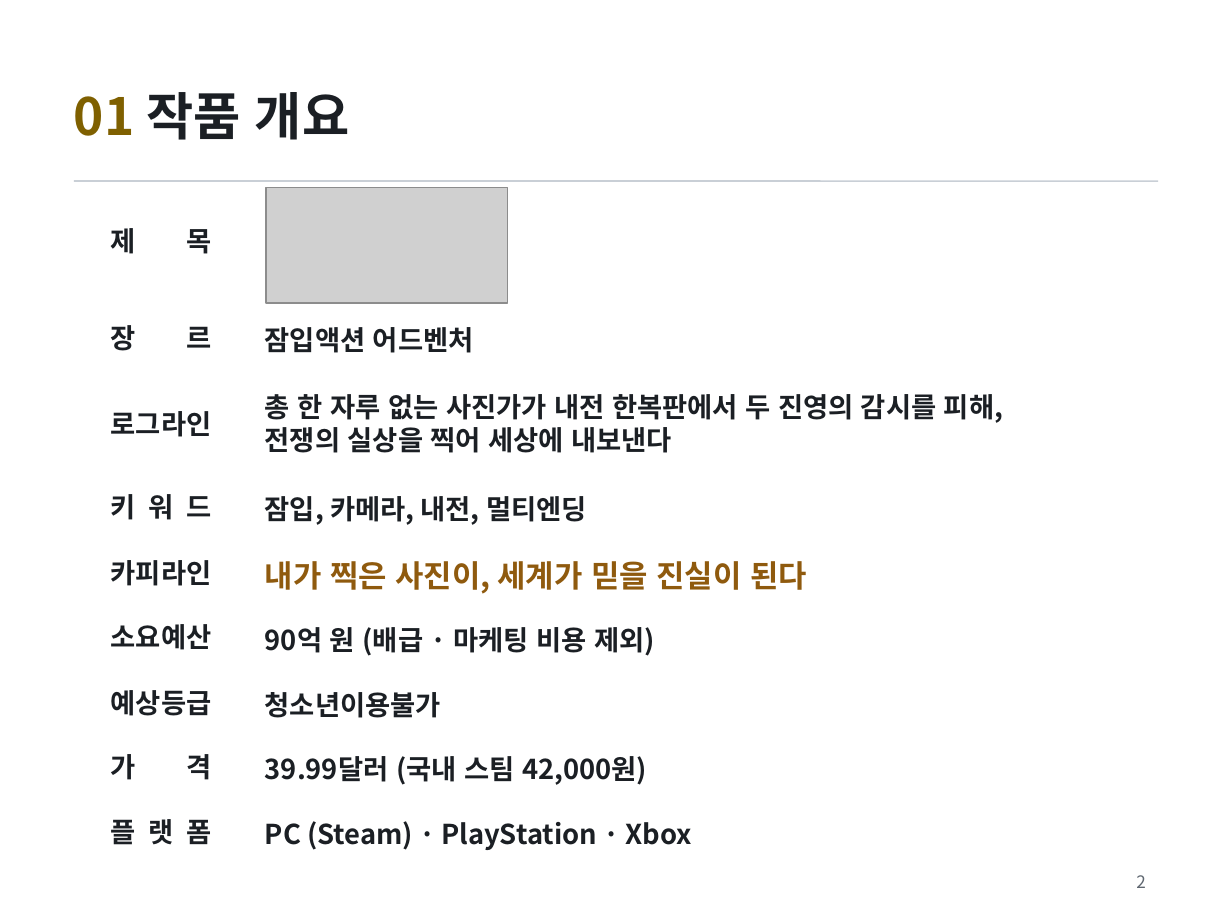
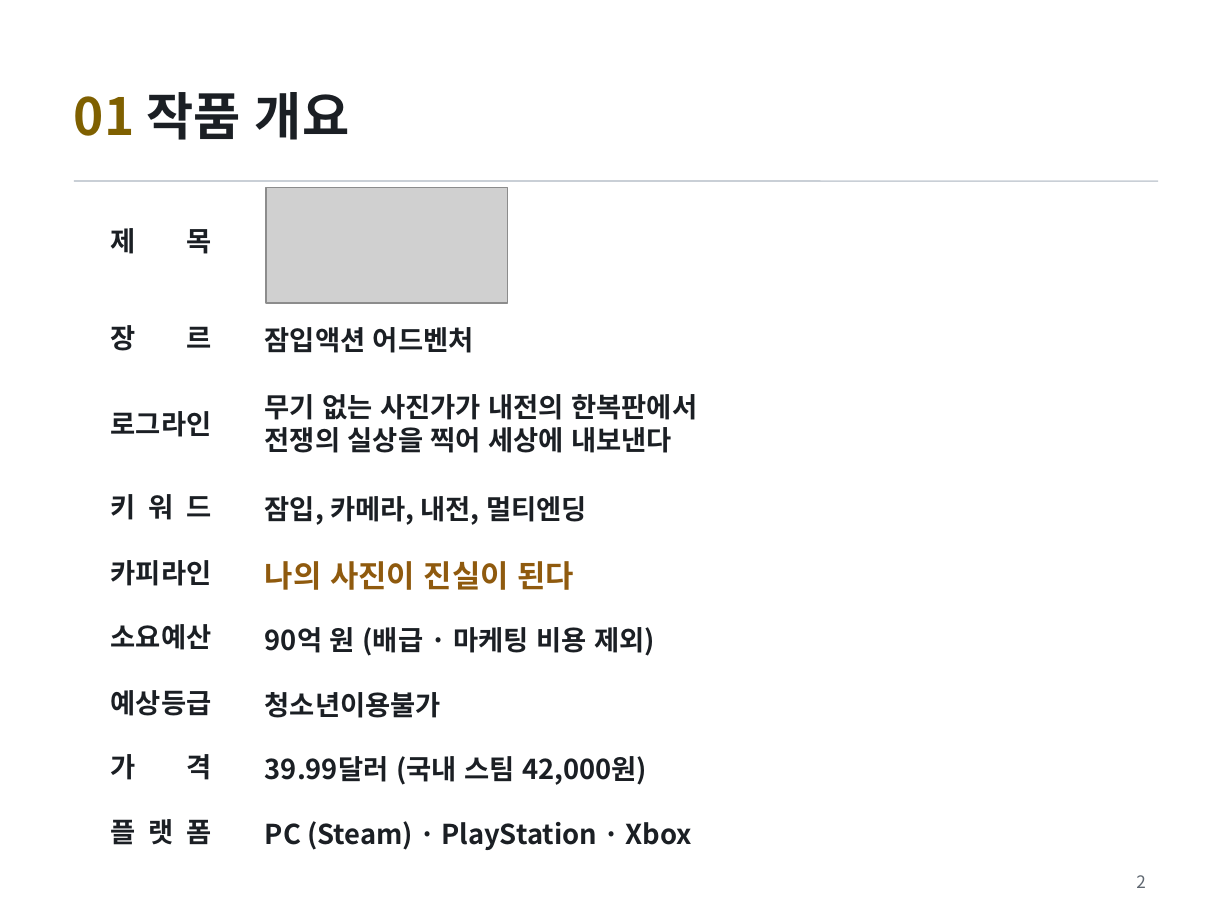
Before and after one commit to golgold/unitybasic, a slide deck: slide 2 of 기획/김민우_게임_FRAME UNDER FIRE.pptx. Drawn at 1232x924 pixels with LibreOffice and Linux fonts; fonts in the diff are those of the drawing; grey boxes stand for pictures. Boxes give left, top, right and bottom in pixels: in the first picture for what was removed or moved away, otherwise in the second. Text is boxed around its words. In the diff, an @@ line names an element or a change of style, - is before the commit and + after.

```diff
--- a/기획/김민우_게임_FRAME UNDER FIRE.pptx
+++ b/기획/김민우_게임_FRAME UNDER FIRE.pptx
@@ text at [265,394,698,453]: text changed @@
-총 한 자루 없는 사진가가 내전 한복판에서 두 진영의 감시를 피해,
-전쟁의 실상을 찍어 세상에 내보낸다
+무기 없는 사진가가 내전의 한복판에서
+전쟁의 실상을 찍어 세상에 내보낸다
@@ text at [265,561,574,590]: text changed @@
-내가 찍은 사진이, 세계가 믿을 진실이 된다
+나의 사진이 진실이 된다
```
Also in this commit, not shown: 2 other files.
